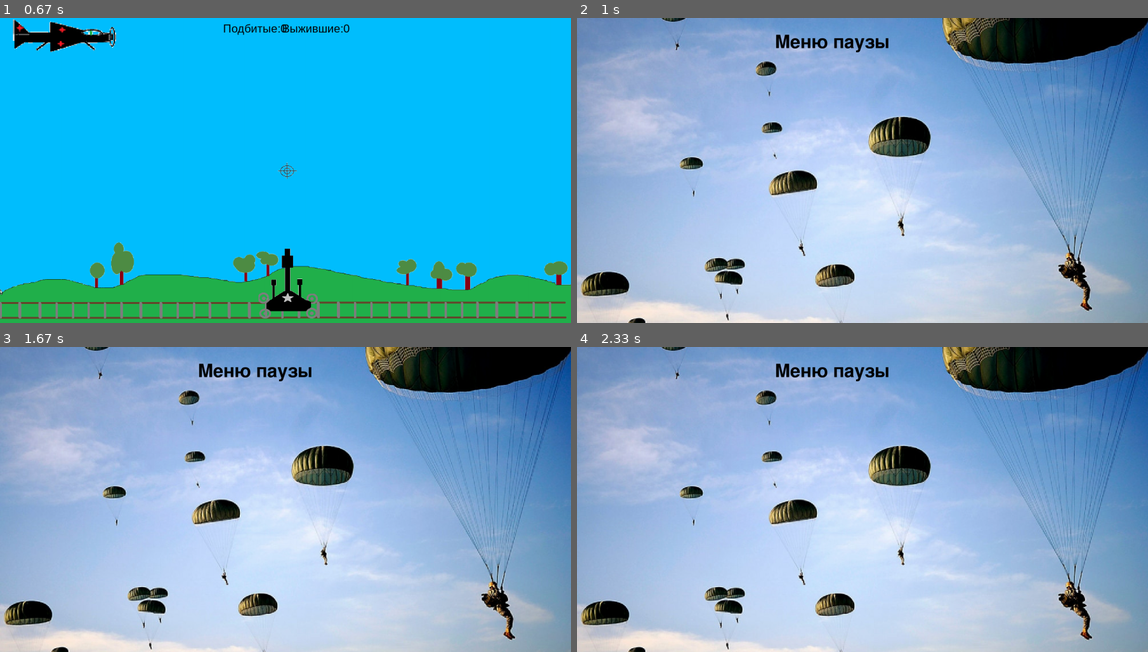
Above: before the commit, frames 1-4 (two rows, left to right).
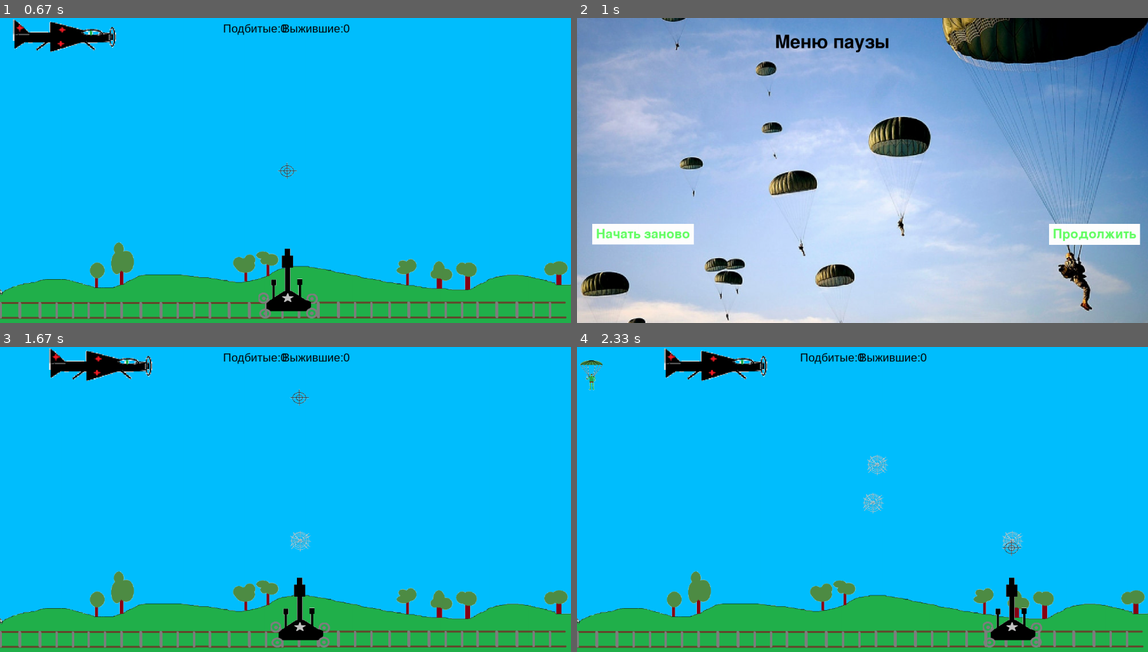
Above: after the commit, the same moments.

Repository: Mesh-DimASS/PygameProjectMMD
Game: pygame game, started from main.py
The game is run twice, just before and just after one commit, with the same random seed, the same clock (stepped at 60 frames per second) and the same inputs.
Inputs (mouse positions are in pixels of both pictures, inside the frame that each line leads up to):
- Up to frame 1 (0.67 s): click (285, 170) at 0.38 s
- Up to frame 2 (1 s): tap Esc at 0.67 s
- Up to frame 3 (1.67 s): click (371, 392) at 1.07 s; click (296, 395) at 1.4 s
- Up to frame 4 (2.33 s): click (868, 533) at 1.72 s; click (1010, 548) at 2.05 s

Frame 1 is identical in both runs. In frame 2, 2.3% of the frame differs, in the area x 2-99%, y 67-75%; in frame 3, 100%, in the area x 0-100%, y 0-100%; in frame 4, 100%.

Commit message:
fix pause music and other

Diff:
--- a/main.py
+++ b/main.py
@@ -166,6 +166,7 @@
 
 
 def pause_screen():
+    pygame.mouse.set_visible(True)
     with open(os.path.join('data', 'pause_text'), encoding="UTF-8") as a:
         pause_text = list(map(str.strip, a.readlines()))
         fon = pygame.transform.scale(load_image('fon.jpg'), size)
@@ -173,13 +174,31 @@
         font = pygame.font.Font(None, 70)
         text_coord = 30
         for line in pause_text:
-            string_rendered = font.render(line, 1, pygame.Color('black'))
+            string_rendered = font.render(line, 2, pygame.Color('black'))
             pause_rect = string_rendered.get_rect()
             text_coord += 10
             pause_rect.top = text_coord
             pause_rect.x = 520
             text_coord += pause_rect.height + 50
             screen.blit(string_rendered, pause_rect)
+        font = pygame.font.Font(None, 50)
+        text = font.render("Начать заново", True, (100, 255, 100))
+        text_x = 50
+        text_y = 550
+        text_w = text.get_width()
+        text_h = text.get_height()
+        pygame.draw.rect(screen, (255, 255, 255), (text_x - 10, text_y - 10,
+                                                   text_w + 20, text_h + 20), 0)
+        screen.blit(text, (text_x, text_y))
+
+        text = font.render("Продолжить", True, (100, 255, 100))
+        text_x = 1250
+        text_y = 550
+        text_w = text.get_width()
+        text_h = text.get_height()
+        pygame.draw.rect(screen, (255, 255, 255), (text_x - 10, text_y - 10,
+                                                   text_w + 20, text_h + 20), 0)
+        screen.blit(text, (text_x, text_y))
 
         while True:
             for event in pygame.event.get():
@@ -187,6 +206,8 @@
                     terminate()
                 if event.type == pygame.KEYDOWN and event.key == pygame.K_ESCAPE:
                     pygame.mixer.music.set_volume(0.4)
+                    pygame.mouse.set_visible(False)
+                if event.type == pygame.MOUSEBUTTONDOWN:
                     return
                 pygame.display.flip()
                 clock.tick(fps)
